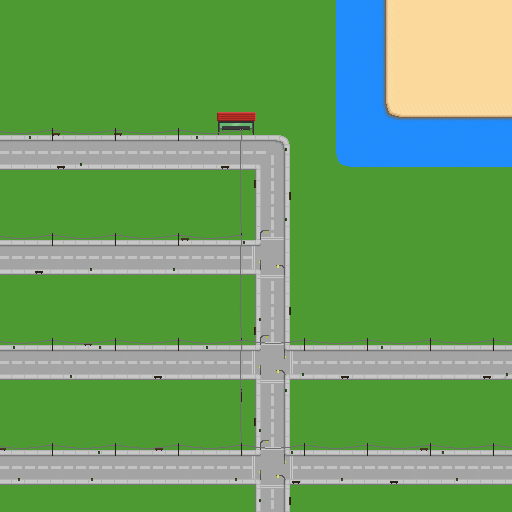
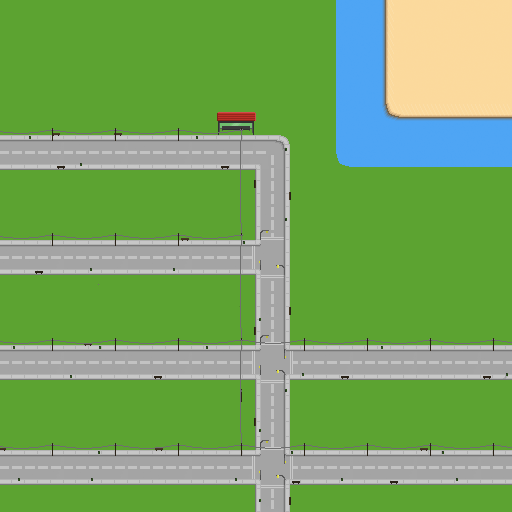
Layered file, before and after one edit (512 x 512). Changes by layer:
pixels changed over <box>0,0,512,512</box> (layer not identified)
